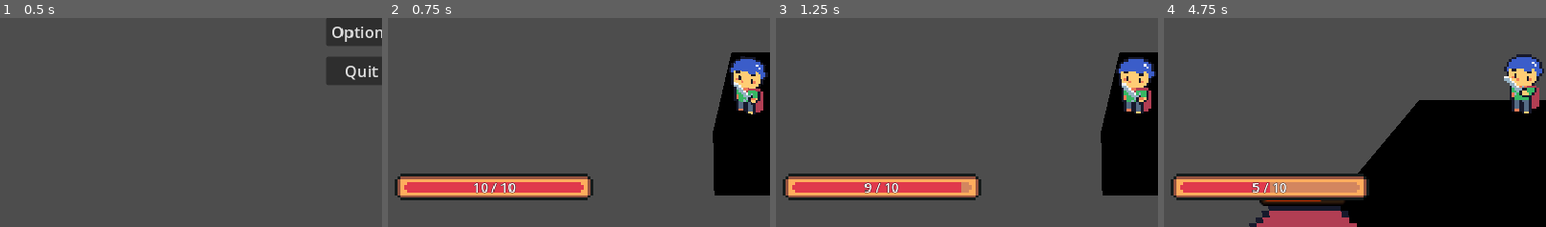
Above: before the commit, frames 1-4 (left to right).
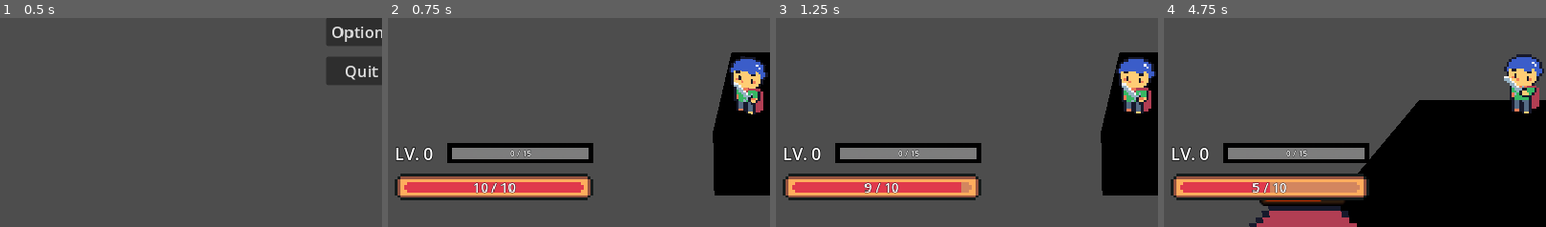
Above: after the commit, the same moments.

Repository: ArtMuchimuchi/FinalProject
Game: Godot game, scene res://user_interface/menu/main_menu/main_menu.tscn
The game is run twice, just before and just after one commit, with the same random seed, the same clock (stepped at 60 frames per second) and the same inputs. The project has no main scene, so this scene is started directly. The engine's default icon, where the game draws it, is replaced by a stand-in: a white triangle on a blue panel in a dark square. Sound files missing from this copy of the repository are replaced by a short silence.
Inputs (mouse positions are % of the whole screen's width and height, from its top left):
- Up to frame 1 (0.5 s): no input
- Up to frame 2 (0.75 s): click "Start" at 0.5 s
- Up to frame 3 (1.25 s): no input
- Up to frame 4 (4.75 s): move the mouse to (72, 43) at 1.27 s; hold Right (move_right) 1.28-2.03 s; tap one key every 0.75 s from 1.35 s: Shift (dash) Z (melee_attack) X (range_attack) Shift (dash) Z (melee_attack); click (72, 43) at 1.42 s; move the mouse to (30, 54) at 2.02 s; hold Down (move_back) 2.03-2.78 s; move the mouse to (60, 26) at 2.77 s; hold Right (move_right) 2.78-3.53 s; move the mouse to (45, 69) at 3.52 s; hold Up (move_forward) 3.53-4.28 s; click (45, 69) at 3.67 s; move the mouse to (80, 64) at 4.27 s; hold Left (move_left) from 4.28 s (still down)
The pictures show only the part of the screen within x 3-53%, y 50-100%; the shares and areas given below are measured in that part.

Frame 1 is identical in both runs. In frame 2, 3.9% of the frame differs, in the area x 2-54%, y 59-70%; in frame 3, 3.9%; in frame 4, 3.9%.

Commit message:
Add exp bar to hud
- Add exp bar scene and sprites
- Refactor hud to show exp bar
- Demo.mesh was generated by godot

Diff:
--- /dev/null
+++ b/user_interface/hud/experience_bar/experience_bar.gd
@@ -0,0 +1,11 @@
+extends HBoxContainer
+
+@onready var experienceLabel = get_node("TextureProgressBar/ExperienceLabel")
+@onready var experienceProgressBar = get_node("TextureProgressBar")
+@onready var currentLevelLabel = get_node("LevelLabel")
+
+func updateCurrentEXPAndLevel(currentEXP : int, nextLevelEXP : int,currentLevel : int ):
+	currentLevelLabel.text = "LV. %s" %currentLevel
+	experienceProgressBar.max_value = nextLevelEXP
+	experienceProgressBar.value = currentEXP
+	experienceLabel.text = "%s / %s" %[currentEXP,nextLevelEXP]
--- /dev/null
+++ b/user_interface/hud/experience_bar/experience_bar.tscn
@@ -0,0 +1,50 @@
+[gd_scene load_steps=4 format=3 uid="uid://brhhm1c0xpf8g"]
+
+[ext_resource type="Script" path="res://user_interface/hud/experience_bar/experience_bar.gd" id="1_ehtcj"]
+[ext_resource type="Texture2D" uid="uid://ct4fdolcdkdss" path="res://user_interface/hud/hud_sprites/experience_bar/exp_bar_under.png" id="2_sxf74"]
+[ext_resource type="Texture2D" uid="uid://ddmsscrub77vf" path="res://user_interface/hud/hud_sprites/experience_bar/exp_bar_progress.png" id="3_7p2ns"]
+
+[node name="ExperienceBar" type="HBoxContainer"]
+offset_right = 152.0
+offset_bottom = 23.0
+size_flags_horizontal = 0
+size_flags_vertical = 0
+theme_override_constants/separation = 20
+script = ExtResource("1_ehtcj")
+
+[node name="LevelLabel" type="Label" parent="."]
+layout_mode = 2
+size_flags_horizontal = 4
+size_flags_vertical = 0
+theme_override_colors/font_outline_color = Color(0, 0, 0, 1)
+theme_override_constants/outline_size = 4
+theme_override_font_sizes/font_size = 26
+text = "LV 0"
+vertical_alignment = 1
+
+[node name="TextureProgressBar" type="TextureProgressBar" parent="."]
+custom_minimum_size = Vector2(220, 30)
+layout_mode = 2
+size_flags_horizontal = 4
+size_flags_vertical = 4
+nine_patch_stretch = true
+texture_under = ExtResource("2_sxf74")
+texture_progress = ExtResource("3_7p2ns")
+
+[node name="ExperienceLabel" type="Label" parent="TextureProgressBar"]
+layout_mode = 1
+anchors_preset = 8
+anchor_left = 0.5
+anchor_top = 0.5
+anchor_right = 0.5
+anchor_bottom = 0.5
+offset_left = -16.0
+offset_top = -8.5
+offset_right = 16.0
+offset_bottom = 8.5
+grow_horizontal = 2
+grow_vertical = 2
+theme_override_colors/font_outline_color = Color(0, 0, 0, 1)
+theme_override_constants/outline_size = 2
+theme_override_font_sizes/font_size = 12
+text = "0 / 10"
--- a/user_interface/hud/hud.gd
+++ b/user_interface/hud/hud.gd
@@ -1,6 +1,7 @@
 extends Control
 
-@onready var healthPointBar = get_node("MarginContainer/HealthPointBar")
+@onready var healthPointBar = get_node("MarginContainer/BottomLeft/HealthPointBar")
+@onready var experienceBar = get_node("MarginContainer/BottomLeft/ExperienceBar")
 @onready var player = get_node("../../Player")
 @onready var buffGrid = get_node("MarginContainer/BuffGrid")
 @onready var floorLevelLabel = get_node("MarginContainer/FloorLevelLabel")
@@ -11,8 +12,10 @@
 func _ready():
 	# Connect currentHP_changed signal from player scene to HUD and update health func.
 	updateHealthPointBar(player.healthPoint.currentHP,player.healthPoint.maxHP)
+	updateExpericeBar(RewardManager.currentEXP,RewardManager.getNextLevelExp(),RewardManager.currentLevel)
 	player.connect("hpChanged",updateHealthPointBar)
 	player.connect("activeBuffsUpdated",updateBuffGrid)
+	RewardManager.connect("expIncreased",updateExpericeBar)
 
 # Update health point bar of current health
 func updateHealthPointBar(currentHP : int,maxHP : int):
@@ -32,3 +35,6 @@
 		buffGrid.add_child(buffInstance)
 		# Set buff icon, level and description
 		buffInstance.setBuffData(buffData)
+
+func updateExpericeBar(currentExp : int,nextLevelExp : int, currentLevel : int):
+	experienceBar.updateCurrentEXPAndLevel(currentExp,nextLevelExp,currentLevel)
--- a/user_interface/hud/hud.tscn
+++ b/user_interface/hud/hud.tscn
@@ -1,8 +1,9 @@
-[gd_scene load_steps=4 format=3 uid="uid://c1hjkl4y3abls"]
+[gd_scene load_steps=5 format=3 uid="uid://c1hjkl4y3abls"]
 
 [ext_resource type="Script" path="res://user_interface/hud/hud.gd" id="1_2rygd"]
 [ext_resource type="PackedScene" uid="uid://5j8eqgjqv7fe" path="res://user_interface/hud/health_point_bar/health_point_bar.tscn" id="2_l1quo"]
 [ext_resource type="PackedScene" uid="uid://buh2ncexxxr2w" path="res://user_interface/hud/current_coin/current_coin.tscn" id="3_xo1e8"]
+[ext_resource type="PackedScene" uid="uid://brhhm1c0xpf8g" path="res://user_interface/hud/experience_bar/experience_bar.tscn" id="4_lkoi8"]
 
 [node name="Hud" type="Control"]
 layout_mode = 3
@@ -32,11 +33,6 @@
 theme_override_font_sizes/font_size = 20
 text = "Floor 1  "
 
-[node name="HealthPointBar" parent="MarginContainer" instance=ExtResource("2_l1quo")]
-layout_mode = 2
-size_flags_horizontal = 0
-size_flags_vertical = 8
-
 [node name="CurrentCoin" parent="MarginContainer" instance=ExtResource("3_xo1e8")]
 layout_mode = 2
 
@@ -45,3 +41,17 @@
 size_flags_horizontal = 4
 size_flags_vertical = 8
 columns = 6
+
+[node name="BottomLeft" type="VBoxContainer" parent="MarginContainer"]
+layout_mode = 2
+size_flags_horizontal = 0
+size_flags_vertical = 8
+theme_override_constants/separation = 12
+
+[node name="ExperienceBar" parent="MarginContainer/BottomLeft" instance=ExtResource("4_lkoi8")]
+layout_mode = 2
+
+[node name="HealthPointBar" parent="MarginContainer/BottomLeft" instance=ExtResource("2_l1quo")]
+layout_mode = 2
+size_flags_horizontal = 0
+size_flags_vertical = 8
Binary file added: user_interface/hud/hud_sprites/experience_bar/exp_bar_progress.png
Not shown, added: user_interface/hud/hud_sprites/experience_bar/exp_bar_progress.png.import
Binary file added: user_interface/hud/hud_sprites/experience_bar/exp_bar_under.png
Not shown, added: user_interface/hud/hud_sprites/experience_bar/exp_bar_under.png.import
Not shown, changed: demo.meshlib
